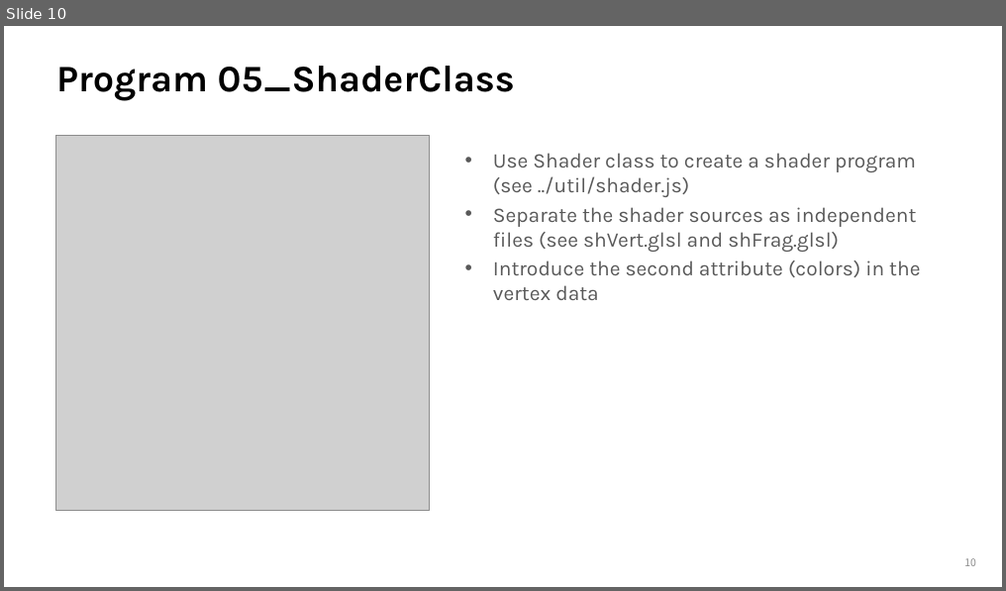
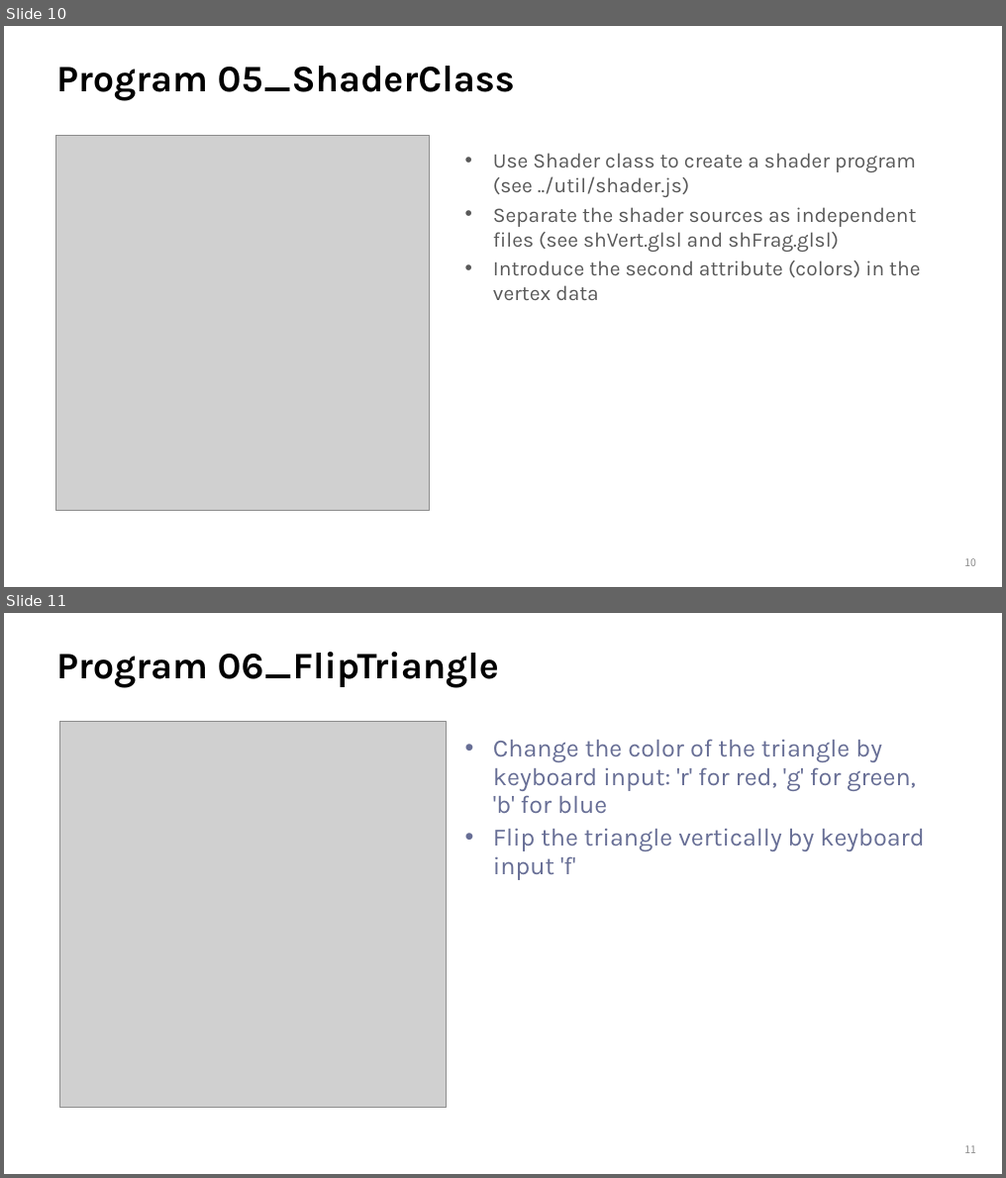
Before and after one commit to nieRmocha/-WebGLDist, a slide deck: Notes/02_3_ShaderUniform.pptx. Shown one above the other, each under a label of ours: slide 10 before the commit, slides 10 and 11 after it. The pictures are 1006x591 and 1006x1178 pixels, drawn with LibreOffice and Linux fonts; fonts in the diff are those of the drawing; grey boxes stand for pictures. Boxes give left, top, right and bottom in pixels: in the first picture for what was removed or moved away, otherwise in the second. Text is boxed around its words. In the diff, an @@ line names an element or a change of style, - is before the commit and + after.

```diff
--- a/Notes/02_3_ShaderUniform.pptx
+++ b/Notes/02_3_ShaderUniform.pptx
@@ slide 11 added at box(4, 613, 1002, 1174), background #FFFFFF @@
@@ title added at box(56, 652, 499, 687), 36 pt, text #000000, bold @@
+Program 06_FlipTriangle
@@ picture added at box(59, 721, 447, 1108) @@
@@ text added at box(493, 739, 924, 880), 24 pt, text #676E95 @@
+• Change the color of the triangle by keyboard input: 'r' for red, 'g' for green, 'b' for blue
+• Flip the triangle vertically by keyboard input 'f'
@@ page number added at box(964, 1146, 976, 1154), 10 pt, text #8C8C8C @@
+11
```
Also in this commit, not shown: 1 other file.
